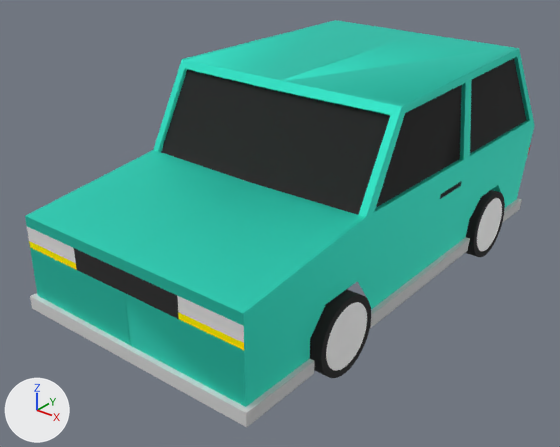
A saved change to the OBJ model models/car.obj.
The view is the same before and after, from a 50 mm camera at (650.0, -883.0, 526.0) aimed at (-15.0, -53.0, 11.0). Arrows for +X, +Y and +Z are at lower left; the lights stay in place. Where no turn or scale is listed for an object, it has been applied to the vertices.
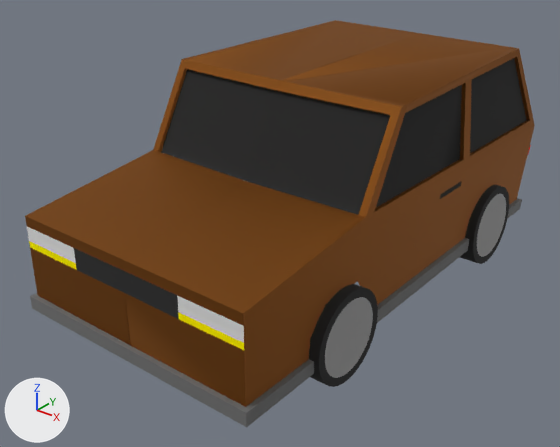
Commit message: Fixed car wheels

The edits, one by one:
Material 'Mat.1' (mat_mat_1) changes colour from cyan #43e7d1 to brown #905a26; in linear values from (0.056, 0.8, 0.639) to (0.28, 0.102, 0.0196).
Material 'Bumper' (mat_bumper) changes colour from white #e7e7e7 to grey #979797; in linear values from (0.797, 0.797, 0.797) to (0.308, 0.308, 0.308).
Material 'Wheel' (mat_wheel) is new.
Its base color is (0.519, 0.519, 0.519) (light grey #bfbfbf).
Its metallic is 1.0.
Its roughness is 1.0.
me_cylinder_2 has 110 vertices, 144 faces and spans x 161.6..202.0, y -243.2..-131.5, z -87.2..24.6.
me_cylinder_2 is used by ob_cylinder_2; location (0.0, 0.0, 0.0).
me_cylinder_2 part 1: the whole mesh is scaled about its middle by 1.18.
me_cylinder_2 no longer uses material mat_mat_3 (white #fcfcfc).
me_cylinder_2 now uses material mat_wheel (light grey #bfbfbf).
me_cylinder_3 has 110 vertices, 144 faces and spans x 161.6..202.0, y 170.5..282.3, z -87.2..24.6.
me_cylinder_3 is used by ob_cylinder_3; location (0.0, 0.0, 0.0).
me_cylinder_3 part 2: the whole mesh is scaled about its middle by 1.18.
me_cylinder_3 no longer uses material mat_mat_3 (white #fcfcfc).
me_cylinder_3 now uses material mat_wheel (light grey #bfbfbf).

Location of each change, (x1, y1, x2, y2) in pixels of the pictures (560 x 447 px):
'Cube', recoloured (cyan to brown)
    both: (25, 20, 535, 427)
'Cylinder.2', recoloured, mesh rescaled (13% wider, 16% taller)
    before: (310, 289, 371, 378)
    after: (309, 284, 378, 387)
'Cylinder.3', recoloured, mesh rescaled (22% wider, 18% taller)
    before: (465, 190, 505, 257)
    after: (460, 185, 509, 264)
